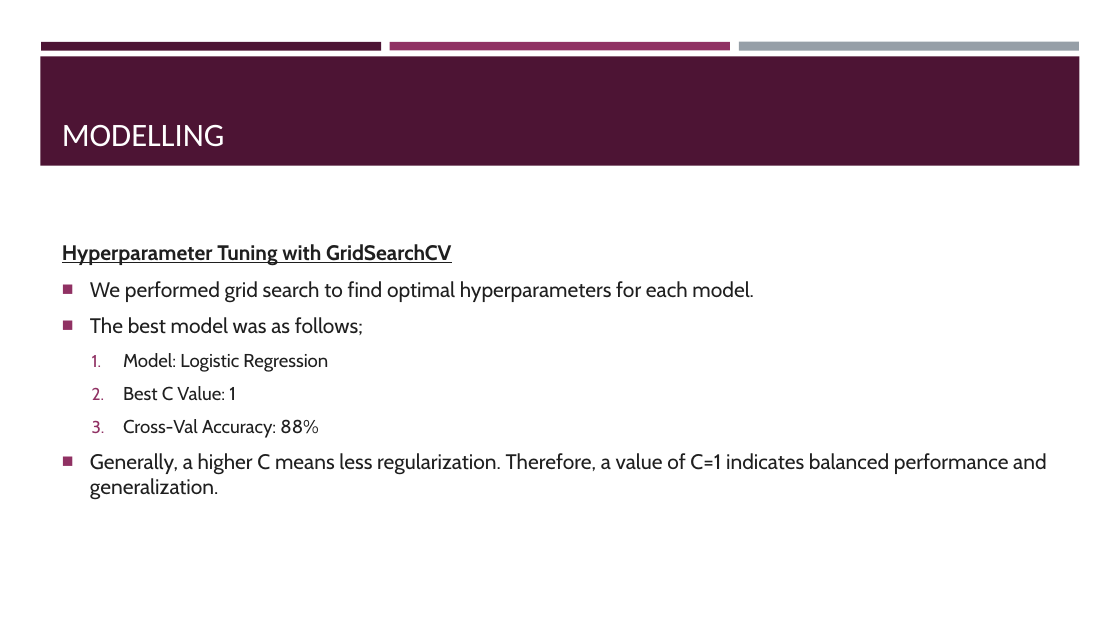
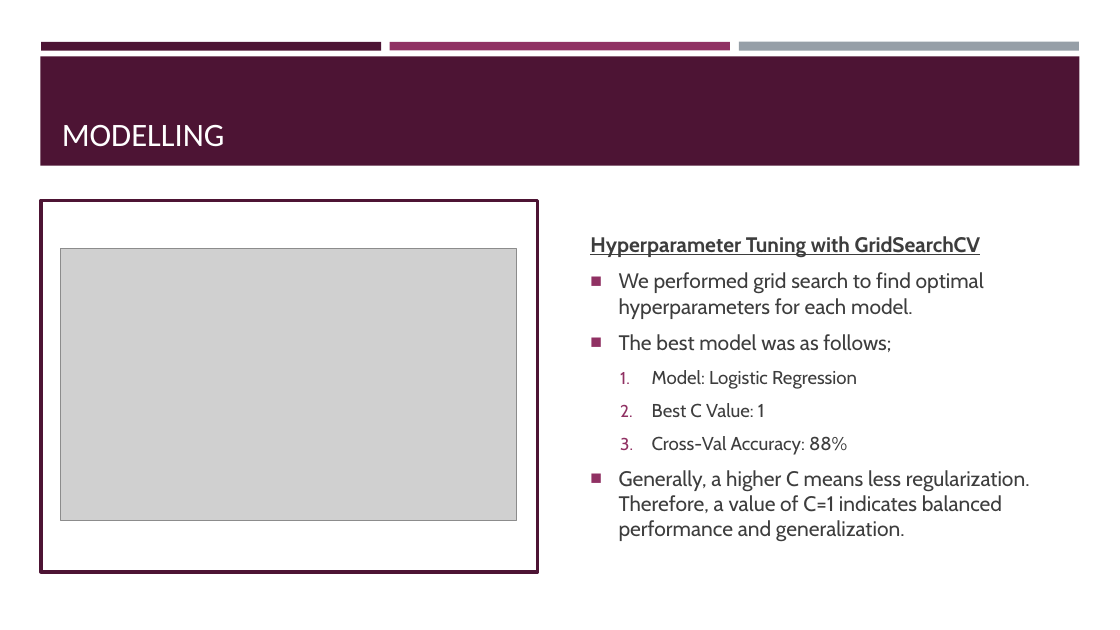
Before and after one commit to Godfrey-249/Phase-4-Group-2--NLP-Project, a slide deck: slide 7 of TWITTER SENTIMENTS ANALYSIS.pptx. Drawn at 1120x630 pixels with LibreOffice and Linux fonts; fonts in the diff are those of the drawing; grey boxes stand for pictures. Boxes give left, top, right and bottom in pixels: in the first picture for what was removed or moved away, otherwise in the second. Text is boxed around its words. In the diff, an @@ line names an element or a change of style, - is before the commit and + after.

```diff
--- a/TWITTER SENTIMENTS ANALYSIS.pptx
+++ b/TWITTER SENTIMENTS ANALYSIS.pptx
@@ rectangle added at (41,200,538,571), fill #FFFFFF, outline #4D1434 3 pt @@
@@ text "Hyperparameter Tuning with GridSearchCV": place and size @@
-text "Hyperparameter Tuning with GridSearchCV" at (62,244,1046,500)
+text "Hyperparameter Tuning with GridSearchCV" at (590,236,1030,541)
@@ text "Hyperparameter Tuning with GridSearchCV" at (590,236,1030,541): text colour #1F1F1F to #3D3D3D @@
@@ picture added at (60,249,517,520) @@
```
Also in this commit, not shown: 7 other slides changed, 5 other files.
